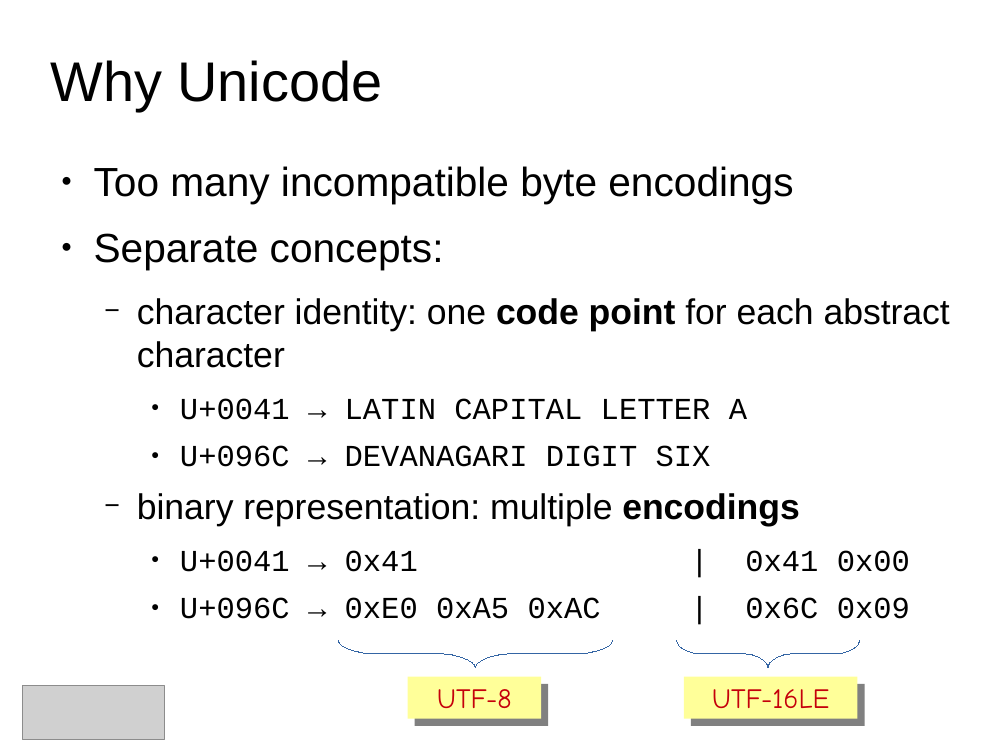
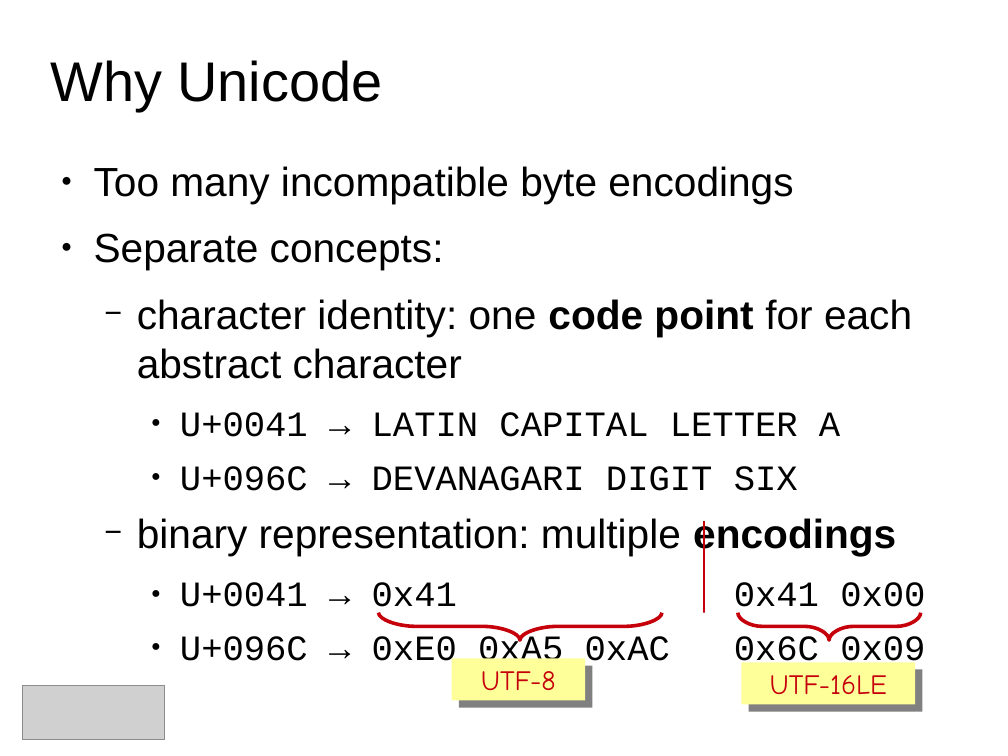
Before and after one commit to fluentpython/unicode-solutions, a slide deck: slide 6 of unicode-solutions.odp (slide 4 before the commit). Drawn at 1008x756 pixels with LibreOffice and Linux fonts; fonts in the diff are those of the drawing; grey boxes stand for pictures; background and template pictures are left out. Boxes give left, top, right and bottom in pixels: in the first picture for what was removed or moved away, otherwise in the second. Text is boxed around its words. In the diff, an @@ line names an element or a change of style, - is before the commit and + after.

```diff
--- a/unicode-solutions.odp
+++ b/unicode-solutions.odp
@@ text at [137,299,912,556]: size 28 to 32 pt in "character identity: one code point for each ...", "binary representation: multiple encodings"; size 24 to 28 pt in "U+0041 → LATIN CAPITAL LETTER A", "U+096C → DEVANAGARI DIGIT SIX" @@
@@ line added from (704, 521) to (704, 613), #C5000B 1.42 pt @@
@@ text at [180,582,925,670]: text changed; size 24 to 28 pt @@
-    ● U+0041 → 0x41 | 0x41 0x00
-    ● U+096C → 0xE0 0xA5 0xAC | 0x6C 0x09
+    ● U+0041 → 0x41 0x41 0x00
+    ● U+096C → 0xE0 0xA5 0xAC 0x6C 0x09
@@ freeform shape: place and size @@
-freeform shape at [338,640,613,668]
+freeform shape at [379,613,662,640]
@@ freeform shape at [379,613,662,640]: outline #3465A4 0 pt to #C5000B 2.83 pt @@
@@ freeform shape at [738,613,921,640]: outline #3465A4 0 pt to #C5000B 2.83 pt @@
@@ freeform shape: place and size @@
-freeform shape at [677,640,860,668]
+freeform shape at [738,613,921,640]
@@ rectangle "UTF-8": place and size @@
-rectangle "UTF-8" at [408,677,542,719]
+rectangle "UTF-8" at [452,659,585,701]
@@ rectangle "UTF-16LE": place and size @@
-rectangle "UTF-16LE" at [684,677,858,719]
+rectangle "UTF-16LE" at [742,662,916,704]
```
Also in this commit, not shown: 5 other slides changed, 12 slides added, 9 other files.
